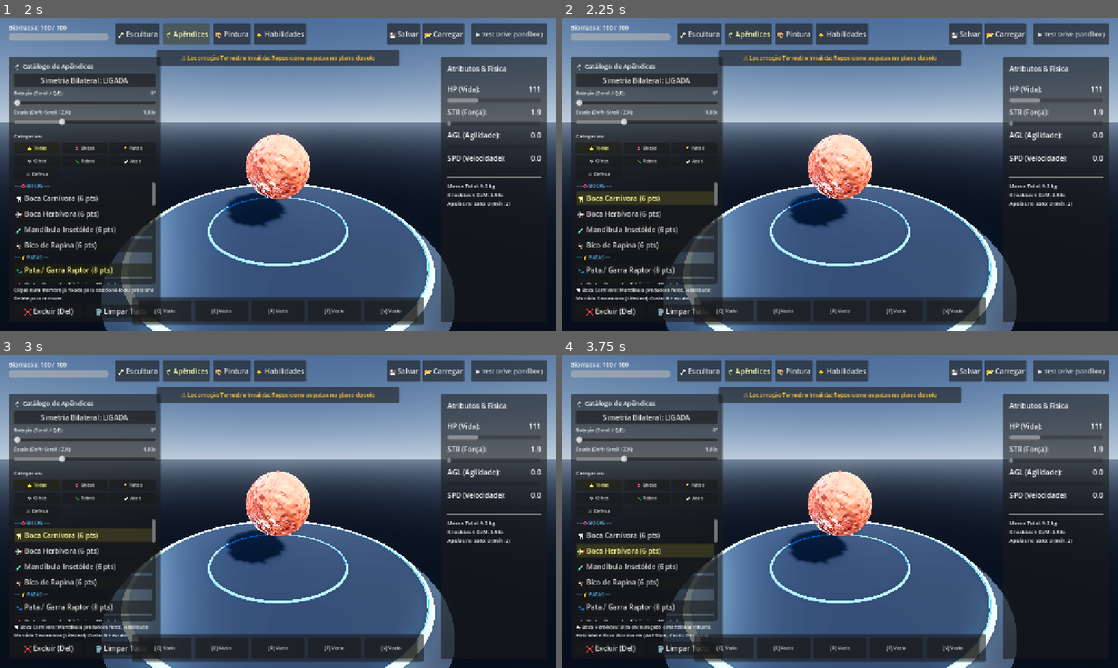
Above: before the commit, frames 1-4 (two rows, left to right).
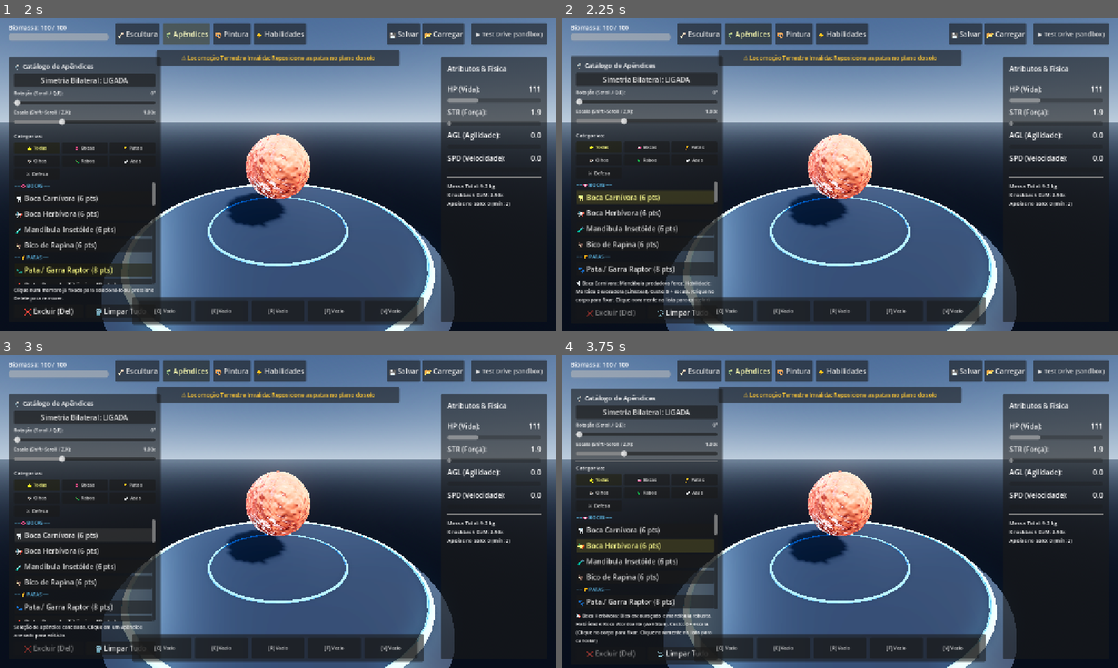
Above: after the commit, the same moments.

Repository: AnthonyRocsant/SporeCreatureEditor
Game: Godot game, scene res://scenes/editor/CreatureEditor.tscn
Same seed, same stepped clock (60 frames per second), same inputs: the game is played once before the commit and once after it.
Inputs:
- Up to frame 1 (2 s): click "🦴 Escultura" at 0.5 s; click "🦿 Apêndices" at 1.25 s
- Up to frame 2 (2.25 s): click "🦷 Boca Carnívora (6 pts)" at 2 s
- Up to frame 3 (3 s): click "🦷 Boca Carnívora (6 pts)" at 2.75 s
- Up to frame 4 (3.75 s): click "📢 Boca Herbívora (6 pts)" at 3.5 s

Frame 1 is identical in both runs. In frame 2, 3.5% of the frame differs, in the area x 1-29%, y 12-98%; in frame 3, 0.6%; in frame 4, 8.4%, in the area x 1-29%, y 10-99%.

Commit message:
feat(editor): implement appendage click selection, move/scale/rotate editing, double-click toggle and angle lock after placement

Diff:
--- a/scripts/AttachmentSystem.gd
+++ b/scripts/AttachmentSystem.gd
@@ -55,6 +55,10 @@
 var _preview_instance: Node3D = null
 var _preview_mirrored_instance: Node3D = null
 
+# Anéis visuais de gizmo para destacar a peça selecionada na malha
+var _gizmo_main: MeshInstance3D = null
+var _gizmo_mirror: MeshInstance3D = null
+
 # Peça atualmente selecionada na malha (Pilar 4) e seu par simétrico
 var selected_part: Dictionary = {}
 var selected_mirror_part: Dictionary = {}
@@ -74,13 +78,71 @@
 	if not creature_data:
 		creature_data = CreatureData.new()
 	connect_spine_signals()
+	_setup_selection_gizmos()
 
 func connect_spine_signals() -> void:
 	if spine_controller and not spine_controller.spine_modified.is_connected(update_attached_parts_on_spine):
 		spine_controller.spine_modified.connect(update_attached_parts_on_spine)
 
+func _setup_selection_gizmos() -> void:
+	if not _gizmo_main:
+		_gizmo_main = _create_gizmo_ring(Color(0.2, 0.95, 1.0, 0.95))
+		add_child(_gizmo_main)
+	if not _gizmo_mirror:
+		_gizmo_mirror = _create_gizmo_ring(Color(0.25, 0.85, 1.0, 0.55))
+		add_child(_gizmo_mirror)
+	_gizmo_main.visible = false
+	_gizmo_mirror.visible = false
+
+func _create_gizmo_ring(col: Color) -> MeshInstance3D:
+	var inst = MeshInstance3D.new()
+	inst.name = "SelectionGizmoRing"
+	var torus = TorusMesh.new()
+	torus.inner_radius = 0.20
+	torus.outer_radius = 0.26
+	torus.rings = 32
+	torus.ring_segments = 12
+	inst.mesh = torus
+
+	var mat = StandardMaterial3D.new()
+	mat.shading_mode = BaseMaterial3D.SHADING_MODE_UNSHADED
+	mat.albedo_color = col
+	mat.transparency = BaseMaterial3D.TRANSPARENCY_ALPHA
+	mat.cull_mode = BaseMaterial3D.CULL_DISABLED
+	inst.material_override = mat
+	inst.top_level = true
+	return inst
+
 func _update_selection_gizmo() -> void:
-	pass
+	if not _gizmo_main or not _gizmo_mirror:
+		_setup_selection_gizmos()
+
+	if selected_part.is_empty():
+		_gizmo_main.visible = false
+		_gizmo_mirror.visible = false
+		return
+
+	var node = selected_part.get("node") as Node3D
+	if not is_instance_valid(node):
+		_gizmo_main.visible = false
+		_gizmo_mirror.visible = false
+		return
+
+	var s = float(selected_part.get("scale_factor", current_scale))
+	_gizmo_main.visible = true
+	_gizmo_main.global_transform = node.global_transform
+	_gizmo_main.scale = Vector3.ONE * (s * 1.08)
+
+	if not selected_mirror_part.is_empty():
+		var m_node = selected_mirror_part.get("node") as Node3D
+		if is_instance_valid(m_node):
+			_gizmo_mirror.visible = true
+			_gizmo_mirror.global_transform = m_node.global_transform
+			_gizmo_mirror.scale = Vector3.ONE * (s * 1.08)
+		else:
+			_gizmo_mirror.visible = false
+	else:
+		_gizmo_mirror.visible = false
 
 func _input(event: InputEvent) -> void:
 	if editor_state and not editor_state.is_attaching():
@@ -91,6 +153,7 @@
 	# - Delete / Backspace: Remove a peça selecionada e reembolsa a biomassa em CreatureData
 	# - Q / E: Rotaciona a peça selecionada ou o preview
 	# - Z / X: Ajusta a escala da peça selecionada ou do preview
+	# - ESC: Cancela a seleção ou a colocação
 	if event is InputEventKey and event.pressed:
 		if event.keycode == KEY_DELETE or event.keycode == KEY_BACKSPACE:
 			if not selected_part.is_empty():
@@ -98,30 +161,40 @@
 				get_viewport().set_input_as_handled()
 				return
 		elif event.keycode == KEY_Q:
-			rotate_part(-0.22)
+			if not selected_part.is_empty() or (active_part_scene and _has_valid_hit):
+				rotate_part(-0.22)
+				get_viewport().set_input_as_handled()
+				return
+		elif event.keycode == KEY_E:
+			if not selected_part.is_empty() or (active_part_scene and _has_valid_hit):
+				rotate_part(0.22)
+				get_viewport().set_input_as_handled()
+				return
+		elif event.keycode == KEY_Z:
+			if not selected_part.is_empty() or (active_part_scene and _has_valid_hit):
+				scale_part(-0.10)
+				get_viewport().set_input_as_handled()
+				return
+		elif event.keycode == KEY_X:
+			if not selected_part.is_empty() or (active_part_scene and _has_valid_hit):
+				scale_part(0.10)
+				get_viewport().set_input_as_handled()
+				return
+		elif event.keycode == KEY_ESCAPE:
+			if active_part_scene:
+				clear_active_part()
+			else:
+				deselect_part()
 			get_viewport().set_input_as_handled()
 			return
-		elif event.keycode == KEY_E:
-			rotate_part(0.22)
-			get_viewport().set_input_as_handled()
-			return
-		elif event.keycode == KEY_Z:
-			scale_part(-0.10)
-			get_viewport().set_input_as_handled()
-			return
-		elif event.keycode == KEY_X:
-			scale_part(0.10)
-			get_viewport().set_input_as_handled()
-			return
-		elif event.keycode == KEY_ESCAPE:
-			deselect_part()
-			get_viewport().set_input_as_handled()
-			return
-
-	# 2. Botões do Mouse e Scroll (consome pressed=true e pressed=false para evitar zoom da câmera)
+
+	# 2. Botões do Mouse e Scroll:
+	# O scroll só é consumido para girar/escalar SE houver um apêndice selecionado OU pré-visualização ativa.
+	# Caso contrário, o evento flui normalmente para o OrbitCamera poder dar zoom!
 	if event is InputEventMouseButton:
 		if event.button_index == MOUSE_BUTTON_WHEEL_UP or event.button_index == MOUSE_BUTTON_WHEEL_DOWN:
-			if _has_valid_hit or not selected_part.is_empty():
+			var can_transform = (active_part_scene != null and _has_valid_hit) or (not selected_part.is_empty())
+			if can_transform:
 				if event.pressed:
 					var dir_sign = 1.0 if event.button_index == MOUSE_BUTTON_WHEEL_UP else -1.0
 					if Input.is_key_pressed(KEY_SHIFT):
@@ -134,28 +207,36 @@
 		elif event.button_index == MOUSE_BUTTON_LEFT:
 			if event.pressed:
 				_update_raycast(event.position)
-				# Ctrl/Alt + Clique seleciona um membro já anexado para edição
-				if Input.is_key_pressed(KEY_CTRL) or Input.is_key_pressed(KEY_ALT):
-					var clicked_part = _pick_attached_part_at_screen(event.position)
-					if not clicked_part.is_empty():
-						select_existing_part(clicked_part)
-						_is_repositioning_selected = true
-						get_viewport().set_input_as_handled()
-						return
-
-				# Clique normal na superfície do corpo SEMPRE fixa a nova peça
-				if _has_valid_hit and active_part_scene:
+
+				# A) Se o usuário está com uma peça ativa da lista para fixar na criatura:
+				if active_part_scene and _has_valid_hit:
 					_confirm_attachment()
 					get_viewport().set_input_as_handled()
 					return
 
-				# Caso tenha clicado fora do corpo mas diretamente sobre a ponta de um membro existente
-				var fallback_part = _pick_attached_part_at_screen(event.position)
-				if not fallback_part.is_empty():
-					select_existing_part(fallback_part)
+				# B) Se não está colocando peça nova: primeiro tenta clicar em um apêndice já existente na criatura
+				var clicked_part = _pick_attached_part_at_screen(event.position)
+				if not clicked_part.is_empty():
+					select_existing_part(clicked_part)
+					_is_repositioning_selected = true
+					get_viewport().set_input_as_handled()
+					return
+
+				# C) Se já tinha uma peça selecionada e clicou em outro ponto do corpo:
+				# Reposiciona a peça selecionada para o novo local clicado!
+				if not selected_part.is_empty() and _has_valid_hit:
+					_reposition_selected_part_to_hit(_last_hit_position, _last_hit_normal)
+					_is_repositioning_selected = true
+					get_viewport().set_input_as_handled()
+					return
+
+				# D) Se clicou no espaço vazio (fora da criatura e de qualquer apêndice): desseleciona
+				if not selected_part.is_empty():
+					deselect_part()
 					get_viewport().set_input_as_handled()
 					return
 			else:
+				# Soltou o clique esquerdo: encerra o arraste de reposicionamento
 				if _is_repositioning_selected:
 					_is_repositioning_selected = false
 					get_viewport().set_input_as_handled()
@@ -166,17 +247,34 @@
 		if _is_repositioning_selected and _has_valid_hit and not selected_part.is_empty():
 			_reposition_selected_part_to_hit(_last_hit_position, _last_hit_normal)
 
-## Raycast / Screen-picking para encontrar apêndices já anexados na malha
+## Coleta pontos representativos ao longo de toda a hierarquia de nós de um apêndice
+func _get_part_sample_points(part_node: Node3D) -> Array[Vector3]:
+	var pts: Array[Vector3] = [part_node.global_position]
+	_collect_node_sample_points(part_node, pts)
+	return pts
+
+func _collect_node_sample_points(node: Node, out_pts: Array[Vector3]) -> void:
+	for child in node.get_children():
+		if child is Node3D and not (child is StaticBody3D) and child.name != "SelectionGizmoRing":
+			out_pts.append(child.global_position)
+			if child is MeshInstance3D and child.mesh:
+				var aabb = child.mesh.get_aabb()
+				out_pts.append(child.global_transform * aabb.get_center())
+				out_pts.append(child.global_transform * (aabb.position + aabb.size * 0.5))
+				out_pts.append(child.global_transform * (aabb.position + aabb.size))
+			_collect_node_sample_points(child, out_pts)
+
+## Raycast / Screen-picking de alta precisão para encontrar apêndices já anexados na malha
 func _pick_attached_part_at_screen(screen_pos: Vector2) -> Dictionary:
 	if not camera or not creature_data or creature_data.attached_parts.is_empty():
 		return {}
 
-	# 1. Tenta via colisão física na camada LAYER_PARTS
-	var space_state = get_world_3d().direct_space_state
 	var ray_origin = camera.project_ray_origin(screen_pos)
 	var ray_dir = camera.project_ray_normal(screen_pos)
 	var ray_end = ray_origin + ray_dir * ray_length
 
+	# 1. Tenta colisão física na camada LAYER_PARTS
+	var space_state = get_world_3d().direct_space_state
 	var query = PhysicsRayQueryParameters3D.create(ray_origin, ray_end, LAYER_PARTS)
 	query.collide_with_areas = true
 	query.collide_with_bodies = true
@@ -187,20 +285,44 @@
 		if not found.is_empty():
 			return found
 
-	# 2. Fallback por distância em tela (projeção 2D) para seleção confortável
+	# 2. Varredura 3D geométrica e projeção 2D detalhada em todos os pontos e membros do apêndice
 	var best_part: Dictionary = {}
-	var min_dist_px: float = 38.0
+	var best_score: float = 999999.0
+
 	for part in creature_data.attached_parts:
 		var node = part.get("node") as Node3D
 		if not is_instance_valid(node):
 			continue
 		if camera.is_position_behind(node.global_position):
 			continue
-		var screen_pt = camera.unproject_position(node.global_position)
-		var d = screen_pos.distance_to(screen_pt)
-		if d < min_dist_px:
-			min_dist_px = d
-			best_part = part
+
+		var scale_f = float(part.get("scale_factor", 1.0))
+		var max_hit_dist_3d = 0.42 * maxf(scale_f, 0.6)
+		var max_hit_dist_2d = 55.0
+
+		var pts = _get_part_sample_points(node)
+		for p in pts:
+			# Distância 3D até o raio emitido pelo mouse
+			var v = p - ray_origin
+			var proj = v.dot(ray_dir)
+			if proj > 0.0:
+				var perp = v - ray_dir * proj
+				var d3d = perp.length()
+				if d3d < max_hit_dist_3d:
+					var score = d3d + (proj * 0.005)
+					if score < best_score:
+						best_score = score
+						best_part = part
+
+			# Distância 2D em pixels na tela
+			if not camera.is_position_behind(p):
+				var scr_pt = camera.unproject_position(p)
+				var d2d = screen_pos.distance_to(scr_pt)
+				if d2d < max_hit_dist_2d:
+					var score2d = (d2d / max_hit_dist_2d) * 0.4 + (proj * 0.005)
+					if score2d < best_score:
+						best_score = score2d
+						best_part = part
 
 	return best_part
 
@@ -386,7 +508,7 @@
 	if not is_instance_valid(node):
 		return
 
-	var s = float(selected_part.get("scale_factor", 1.0))
+	var s = float(selected_part.get("scale_factor", current_scale))
 	var p_type = str(selected_part.get("type", "attack"))
 	var xform = _align_transform_for_type(pos, normal, current_rotation, p_type)
 	node.global_transform = xform
@@ -398,6 +520,7 @@
 			node.global_position, node.global_transform.basis
 		)
 
+	_compute_mirror_hit(pos, normal)
 	if not selected_mirror_part.is_empty() and _has_valid_mirror_hit:
 		var m_node = selected_mirror_part.get("node") as Node3D
 		if is_instance_valid(m_node):
@@ -414,6 +537,18 @@
 	if creature_data:
 		creature_data.recalculate_stats()
 	_update_selection_gizmo()
+
+func clear_active_part() -> void:
+	active_part_scene = null
+	active_part_info = {}
+	_has_valid_hit = false
+	_set_preview_visible(false)
+	if is_instance_valid(_preview_instance):
+		_preview_instance.queue_free()
+		_preview_instance = null
+	if is_instance_valid(_preview_mirrored_instance):
+		_preview_mirrored_instance.queue_free()
+		_preview_mirrored_instance = null
 
 # --- Configuração de Peça Ativa e Previews ---
 
@@ -585,6 +720,43 @@
 	t.basis = base_basis
 	return t
 
+func _compute_mirror_hit(pos: Vector3, normal: Vector3) -> void:
+	_has_valid_mirror_hit = false
+	if not symmetrical_mode:
+		return
+
+	var body_static = _get_body_static()
+	if not body_static:
+		return
+
+	var target_center_x = creature_root.global_position.x if creature_root else 0.0
+	var rel_x = pos.x - target_center_x
+
+	if abs(rel_x) > 0.03:
+		var mirr_approx_pos = Vector3(target_center_x - rel_x, pos.y, pos.z)
+		var mirr_dir = Vector3(-normal.x, normal.y, normal.z).normalized()
+
+		var ray_start = mirr_approx_pos + mirr_dir * 3.0
+		var ray_target = Vector3(target_center_x, pos.y, pos.z) - mirr_dir * 1.5
+		var space_state = get_world_3d().direct_space_state
+		var q = PhysicsRayQueryParameters3D.create(ray_start, ray_target, snap_collision_mask)
+		q.hit_back_faces = true
+		var mirr_res = space_state.intersect_ray(q)
+
+		# Fallback lateral direto caso a normal seja muito inclinada
+		if mirr_res.is_empty() or mirr_res.collider != body_static:
+			var side_sign = -signf(rel_x)
+			var lat_start = Vector3(target_center_x + side_sign * 3.5, pos.y, pos.z)
+			var lat_target = Vector3(target_center_x - side_sign * 0.5, pos.y, pos.z)
+			var q_lat = PhysicsRayQueryParameters3D.create(lat_start, lat_target, snap_collision_mask)
+			q_lat.hit_back_faces = true
+			mirr_res = space_state.intersect_ray(q_lat)
+
+		if not mirr_res.is_empty() and mirr_res.collider == body_static:
+			_has_valid_mirror_hit = true
+			_mirror_hit_position = mirr_res.position
+			_mirror_hit_normal = mirr_res.normal.normalized()
+
 func _update_preview_transforms(pos: Vector3, normal: Vector3) -> void:
 	if not is_instance_valid(_preview_instance):
 		return
@@ -594,43 +766,13 @@
 	_preview_instance.global_transform = main_xform
 	_preview_instance.scale = Vector3.ONE * current_scale
 
-	_has_valid_mirror_hit = false
+	_compute_mirror_hit(pos, normal)
 	if symmetrical_mode and is_instance_valid(_preview_mirrored_instance):
-		var body_static = _get_body_static()
-		var target_center_x = creature_root.global_position.x if creature_root else 0.0
-		var rel_x = pos.x - target_center_x
-
-		if abs(rel_x) > 0.03:
-			var mirr_approx_pos = Vector3(target_center_x - rel_x, pos.y, pos.z)
-			var mirr_dir = Vector3(-normal.x, normal.y, normal.z).normalized()
-
-			var ray_start = mirr_approx_pos + mirr_dir * 3.0
-			var ray_target = Vector3(target_center_x, pos.y, pos.z) - mirr_dir * 1.5
-			var space_state = get_world_3d().direct_space_state
-			var q = PhysicsRayQueryParameters3D.create(ray_start, ray_target, snap_collision_mask)
-			q.hit_back_faces = true
-			var mirr_res = space_state.intersect_ray(q)
-
-			# Fallback lateral direto caso a normal seja muito inclinada
-			if mirr_res.is_empty() or mirr_res.collider != body_static:
-				var side_sign = -signf(rel_x)
-				var lat_start = Vector3(target_center_x + side_sign * 3.5, pos.y, pos.z)
-				var lat_target = Vector3(target_center_x - side_sign * 0.5, pos.y, pos.z)
-				var q_lat = PhysicsRayQueryParameters3D.create(lat_start, lat_target, snap_collision_mask)
-				q_lat.hit_back_faces = true
-				mirr_res = space_state.intersect_ray(q_lat)
-
-			if not mirr_res.is_empty() and mirr_res.collider == body_static:
-				_has_valid_mirror_hit = true
-				_mirror_hit_position = mirr_res.position
-				_mirror_hit_normal = mirr_res.normal.normalized()
-
-				var mirror_xform = _align_transform_for_type(_mirror_hit_position, _mirror_hit_normal, -current_rotation, active_type)
-				_preview_mirrored_instance.global_transform = mirror_xform
-				_preview_mirrored_instance.scale = Vector3.ONE * current_scale
-				_preview_mirrored_instance.visible = true
-			else:
-				_preview_mirrored_instance.visible = false
+		if _has_valid_mirror_hit:
+			var mirror_xform = _align_transform_for_type(_mirror_hit_position, _mirror_hit_normal, -current_rotation, active_type)
+			_preview_mirrored_instance.global_transform = mirror_xform
+			_preview_mirrored_instance.scale = Vector3.ONE * current_scale
+			_preview_mirrored_instance.visible = true
 		else:
 			_preview_mirrored_instance.visible = false
 	elif is_instance_valid(_preview_mirrored_instance):
@@ -738,11 +880,11 @@
 		creature_data.add_part(mirror_dict)
 		emit_signal("part_attached", mirror_part)
 
-	# Seleciona automaticamente a peça recém-colocada para facilitar ajuste fino imediato
-	selected_part = main_dict
-	selected_mirror_part = mirror_dict
-	_update_selection_gizmo()
-	emit_signal("part_selected", selected_part)
+	# Conforme solicitado: após o apêndice ser colocado, finaliza a colocação
+	# e limpa a seleção para que seu ângulo não mude acidentalmente até que
+	# o jogador clique nele expressamente!
+	clear_active_part()
+	deselect_part()
 
 ## Reconstrói um membro a partir de dados desserializados (usado pelo CreatureSerializer.gd)
 func reconstruct_part_from_dict(part_data: Dictionary) -> Node3D:
--- a/scripts/CreatureEditorScene.gd
+++ b/scripts/CreatureEditorScene.gd
@@ -33,20 +33,7 @@
 	attachment_system.creature_root = $CreatureRoot
 	attachment_system.spine_controller = spine_controller
 	attachment_system.connect_spine_signals()
-	attachment_system.set_active_part(
-		preload("res://scenes/appendages/LegClaw.tscn"),
-		{
-			"type": "leg",
-			"category": "leg",
-			"tag": "#Claw_Front",
-			"name": "Pata / Garra",
-			"mass": 1.2,
-			"base_damage": 8.0,
-			"leg_force": 4.2,
-			"wing_area": 0.0,
-			"carapace_defense": 2.0
-		}
-	)
+	attachment_system.clear_active_part()
 
 	# 3. Configura a fábrica de habilidades anatômicas (Pilar 3)
 	skill_factory = SkillFactory.new()
--- a/scripts/CreatureEditorUI.gd
+++ b/scripts/CreatureEditorUI.gd
@@ -213,6 +213,10 @@
 			attachment_system.scale_changed.connect(_on_attachment_scale_changed)
 		if not attachment_system.part_selected.is_connected(_on_attachment_part_selected):
 			attachment_system.part_selected.connect(_on_attachment_part_selected)
+		if not attachment_system.part_deselected.is_connected(_on_attachment_part_deselected):
+			attachment_system.part_deselected.connect(_on_attachment_part_deselected)
+		if not attachment_system.part_attached.is_connected(_on_attachment_part_attached):
+			attachment_system.part_attached.connect(_on_attachment_part_attached)
 
 	_category_buttons = {
 		"all": btn_cat_all,
@@ -701,7 +705,20 @@
 	if lbl_part_info:
 		var p_name = str(part_data.get("name", "Membro"))
 		var p_cost = int(part_data.get("cost", 0))
-		lbl_part_info.text = "Selecionado: %s (%d pts). Use Scroll/Q,E para girar, Shift+Scroll/Z,X para escalar ou Delete para excluir." % [p_name, p_cost]
+		lbl_part_info.text = "Selecionado: %s (%d pts). Arraste no corpo para mover, use Scroll/Q,E para girar, Shift+Scroll/Z,X para escalar ou Delete para excluir." % [p_name, p_cost]
+	if btn_delete_selected_part:
+		btn_delete_selected_part.disabled = false
+
+func _on_attachment_part_deselected() -> void:
+	if lbl_part_info and _active_appendage_id == "":
+		lbl_part_info.text = "Clique em um apêndice na criatura para selecioná-lo e alterar posição, ângulo ou tamanho."
+	if btn_delete_selected_part:
+		btn_delete_selected_part.disabled = true
+
+func _on_attachment_part_attached(_part_node: Node3D) -> void:
+	_deselect_catalog_part()
+	if lbl_part_info:
+		lbl_part_info.text = "Apêndice fixado! Clique nele para selecioná-lo e alterar posição, ângulo ou tamanho."
 
 # --- Catálogo Oficial de 20 Apêndices Categorizados (Bocas, Patas, Olhos, Rabos, Asas, Defesa) ---
 const APPENDAGE_CATALOG: Array[Dictionary] = [
@@ -1322,7 +1339,13 @@
 		appendage_item_list.add_child(btn)
 
 func _select_catalog_part(item: Dictionary) -> void:
-	_active_appendage_id = str(item.get("id", ""))
+	var item_id = str(item.get("id", ""))
+	# Se clicou no mesmo item da lista (duplo clique ou 2º clique): cancela e desseleciona!
+	if _active_appendage_id == item_id:
+		_deselect_catalog_part()
+		return
+
+	_active_appendage_id = item_id
 	var scene_path = str(item.get("scene", ""))
 	if ResourceLoader.exists(scene_path):
 		var packed = load(scene_path) as PackedScene
@@ -1330,8 +1353,16 @@
 			attachment_system.set_active_part(packed, item)
 
 	if lbl_part_info:
-		lbl_part_info.text = "%s %s: %s" % [item.icon, item.name, item.desc]
-
+		lbl_part_info.text = "%s %s: %s (Clique no corpo para fixar. Clique novamente na lista para cancelar)" % [item.icon, item.name, item.desc]
+
+	_update_appendage_item_buttons_modulate()
+
+func _deselect_catalog_part() -> void:
+	_active_appendage_id = ""
+	if attachment_system:
+		attachment_system.clear_active_part()
+	if lbl_part_info:
+		lbl_part_info.text = "Seleção de apêndice cancelada. Clique em um apêndice anexado para editá-lo."
 	_update_appendage_item_buttons_modulate()
 
 func _update_appendage_item_buttons_modulate() -> void:
